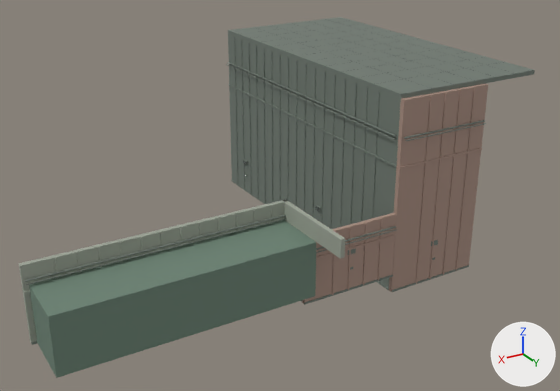
Two versions of the glTF model models/m2/p0_m1.glb, one commit apart.
Rendered twice from a 50 mm lens placed at (59.7, 96.0, 91.8), pointed at (17.2, 25.1, 56.4). Every picture has the same lights, and +X, +Y and +Z are marked at lower right. The older version comes first. Vertices at exactly the same position are counted once.

The older version as bpy lines, for what is in view:
```python
mat_m2__oldbrick_004 = principled_material('m2__oldbrick.004')
mat_m2__oldbrick_004.base_color = (0.404, 0.274, 0.22)  # beige #aa8f81
mat_m2__oldbrick_004.roughness = 0.7
me_p0_m1 = bpy.data.meshes.new('p0_m1')
me_p0_m1.from_pydata(...)  # 3488 vertices, 6240 faces; spans x -8.5..48.5, y 0.0..44.0, z 48.0..70.5
# faces by material slot: [320, 1608, 1408, 672, 936, 1200, 96]
me_p0_m1.materials.append(mat_m2__castiron_001)  # greyish green #6c8373
me_p0_m1.materials.append(mat_m2__algae_004)  # grey #707a71
me_p0_m1.materials.append(mat_m2__default_004)  # grey #707a71
me_p0_m1.materials.append(mat_black_004)  # black #191d21
me_p0_m1.materials.append(mat_m2__oldbrick_004)  # beige #aa8f81
me_p0_m1.materials.append(mat_m2__tile_001)  # grey #9ea598
me_p0_m1.materials.append(mat_emit_lamp_004)  # pale yellow #fff6e7, glowing pale yellow #fff6e7
ob_p0_m1 = bpy.data.objects.new('p0_m1', me_p0_m1)
ob_p0_m1.location = (0.0, 0.0, 0.0)
```
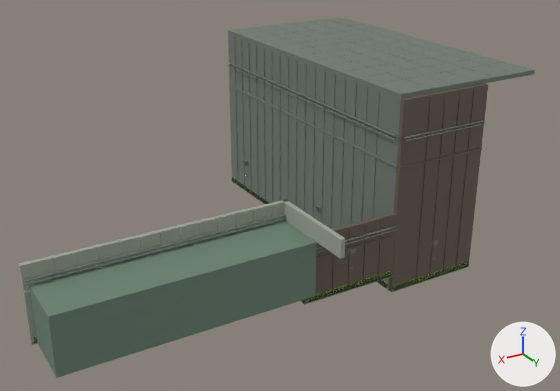
Diff of the bpy script that builds the scene:
```diff
--- a/models/m2/p0_m1.glb.py
+++ b/models/m2/p0_m1.glb.py
@@ mat_m2__oldbrick_004 @@
 mat_m2__oldbrick_004 = principled_material('m2__oldbrick.004')
-mat_m2__oldbrick_004.base_color = (0.404, 0.274, 0.22)  # beige #aa8f81
+mat_m2__oldbrick_004.base_color = (0.136, 0.101, 0.0784)  # brown #67594f
 mat_m2__oldbrick_004.roughness = 0.7
@@ mat_emit_water_004 @@
+mat_emit_water_004 = principled_material('emit_water.004')
+mat_emit_water_004.base_color = (0.16, 0.29, 0.02)  # green #6f9327
+mat_emit_water_004.emission_color = (0.144, 0.261, 0.018)  # green #6a8c24
+mat_emit_water_004.emission_strength = 1.0
@@ me_p0_m1 @@
 # used by ob_p0_m1; location = (0.0, 0.0, 0.0)
-me_p0_m1.from_pydata(...)  # 3488 vertices, 6240 faces; spans x -8.5..48.5, y 0.0..44.0, z 48.0..70.5
+me_p0_m1.from_pydata(...)  # 3872 vertices, 6816 faces; spans x -8.5..48.5, y 0.0..44.0, z 48.0..70.5
+# me_p0_m1 part 1: a new loose piece, a box spanning x -0.75..10.25, y 38.045..38.115, z 48.16..48.22, in mat_black_004 (black #191d21)
+# me_p0_m1 part 2: a new loose piece, a box spanning x -0.75..10.25, y 38.045..38.115, z 48.29..48.35, in mat_black_004 (black #191d21)
+# me_p0_m1 part 3: a new loose piece, a box spanning x -0.75..10.25, y 38.045..38.115, z 48.42..48.48, in mat_black_004 (black #191d21)
+# me_p0_m1 part 4: a new loose piece, a box spanning x -0.75..10.25, y 38.045..38.115, z 48.55..48.61, in mat_black_004 (black #191d21)
+# me_p0_m1 part 5: a new loose piece, a box spanning x -0.75..10.25, y 38.045..38.115, z 48.68..48.74, in mat_black_004 (black #191d21)
+# me_p0_m1 part 6: a new loose piece, a box spanning x 10.75..21.75, y 38.045..38.115, z 50.16..50.22, in mat_black_004 (black #191d21)
+# me_p0_m1 part 7: a new loose piece, a box spanning x 10.75..21.75, y 38.045..38.115, z 50.29..50.35, in mat_black_004 (black #191d21)
+# me_p0_m1 part 8: a new loose piece, a box spanning x 10.75..21.75, y 38.045..38.115, z 50.42..50.48, in mat_black_004 (black #191d21)
+# me_p0_m1 part 9: a new loose piece, a box spanning x 10.75..21.75, y 38.045..38.115, z 50.55..50.61, in mat_black_004 (black #191d21)
+# me_p0_m1 part 10: a new loose piece, a box spanning x 10.75..21.75, y 38.045..38.115, z 50.68..50.74, in mat_black_004 (black #191d21)
+# me_p0_m1 part 11: 144 vertices added at x -0.7..48.2, y 0.3..38.0, z 48.2..52.8
+# other edits to the shape of me_p0_m1 do not show in these pictures
 me_p0_m1.materials.append(mat_m2__castiron_001)
@@ me_p0_m1 @@
 me_p0_m1.materials.append(mat_emit_lamp_004)
+me_p0_m1.materials.append(mat_emit_water_004)  # green #6f9327, glowing green #6a8c24
```

Pixel boxes (x1, y1, x2, y2) of what changed, in the pictures (560 x 391 px):
'p0_m1', recoloured, reshaped (beige to grey): (19, 17, 535, 378) in both
part 1 of me_p0_m1, added: after (394, 266, 467, 291)
part 2 of me_p0_m1, added: after (394, 265, 468, 290)
part 3 of me_p0_m1, added: after (394, 264, 468, 289)
part 4 of me_p0_m1, added: after (394, 263, 468, 288)
part 5 of me_p0_m1, added: after (394, 262, 468, 287)
part 6 of me_p0_m1, added: after (307, 276, 390, 303)
part 7 of me_p0_m1, added: after (307, 274, 392, 302)
part 8 of me_p0_m1, added: after (307, 273, 392, 301)
part 9 of me_p0_m1, added: after (307, 272, 392, 300)
part 10 of me_p0_m1, added: after (315, 271, 392, 296)
part 11 of me_p0_m1, added: after (34, 181, 466, 343)
